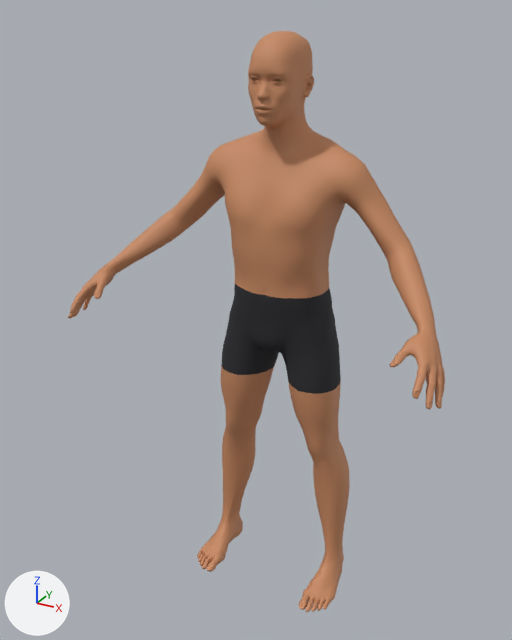
Before and after pictures for a commit that changed the glTF model shared/avatar-kit/assets/body-male.glb.
One viewpoint serves both versions: a 50 mm lens placed at (0.88, -1.788, 1.781), pointed at (-0.04, -0.116, 0.945). Every picture has the same lights, and +X, +Y and +Z are marked at lower left. The first picture is the older version.

The older version as bpy lines, for what is in view:
```python
mat_skin = principled_material('skin')
mat_skin.base_color = (0.57, 0.25, 0.12)  # orange #c78961
mat_skin.roughness = 0.62
me_base = bpy.data.meshes.new('base')
me_base.from_pydata(...)  # 13478 vertices, 26952 faces; spans x -0.56..0.56, y -0.38..0.11, z 0.0..1.73
# faces by material slot: [25612, 1340]
me_base.materials.append(mat_skin)  # orange #c78961
me_base.materials.append(mat_shorts)  # black #27272c
ob_human = bpy.data.objects.new('Human', me_base)
ob_human.location = (0.0, 0.0, 0.0)
```
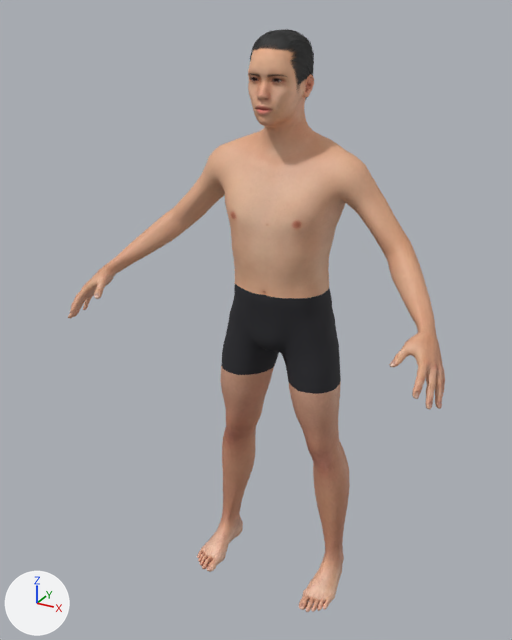
Changed parts and their boxes [x1, y1, x2, y2] in the pictures (512 x 640 px):
'Human', surface changed
    both: [68, 47, 445, 612]
'hair', added
    after: [250, 29, 314, 100]

Diff of the bpy script that builds the scene:
```diff
--- a/shared/avatar-kit/assets/body-male.glb.py
+++ b/shared/avatar-kit/assets/body-male.glb.py
@@ img_young_lightskinned_male_diffuse @@
+img_young_lightskinned_male_diffuse = load_image('young_lightskinned_male_diffuse', '_unpacked/young_lightskinned_male_diffuse', 2048, 2048, 'sRGB')
@@ img_short04_diffuse @@
+img_short04_diffuse = load_image('short04_diffuse', '_unpacked/short04_diffuse', 1024, 1024, 'sRGB')
@@ mat_skin @@
 mat_skin = principled_material('skin')
-mat_skin.base_color = (0.57, 0.25, 0.12)  # orange #c78961
-mat_skin.roughness = 0.62
+mat_skin.texture = img_young_lightskinned_male_diffuse
+mat_skin.roughness = 0.55
@@ mat_hair @@
+mat_hair = principled_material('hair')
+mat_hair.texture = img_short04_diffuse  # with its transparency
+mat_hair.roughness = 0.7
@@ me_hair @@
+me_hair.from_pydata(...)  # 865 vertices, 1050 faces; spans x -0.077..0.078, y -0.138..0.058, z 1.524..1.733
+me_hair.materials.append(mat_hair)  # picture img_short04_diffuse
@@ ob_hair @@
+ob_hair = bpy.data.objects.new('hair', me_hair)
+ob_hair.location = (0.0, 0.0, 0.0)
```
